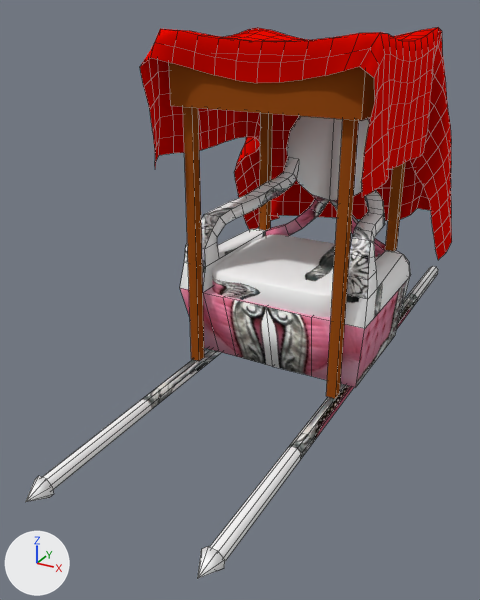
The Blender file Dateien/Asset_Package/Szene_3-Utopie/stoffding.blend, before and after one commit.
Rendered twice from a 50 mm camera at (1.4, -6.5, 3.74) aimed at (-0.94, -2.25, 1.61). Every picture has the same lights, and +X, +Y and +Z are marked at lower left. Mesh edges are drawn as thin lines on the coarser meshes.
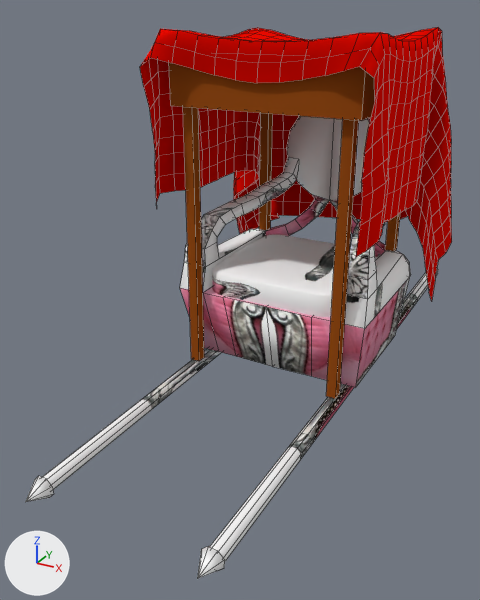
Where the change shows, as pixel boxes [x1, y1, x2, y2] in the pictures (480 x 600 px):
'Plane', reshaped (18% taller): before [140, 27, 452, 260]; after [140, 27, 452, 301]
part 1 of me_plane, added (red): after [155, 137, 260, 234]
part 2 of me_plane, added (red): after [356, 153, 438, 301]

The edits, one by one:
me_plane is used by ob_plane; location (-0.678, -1.017, 3.654); scale (2.38, 2.38, 2.38).
me_plane had 529 vertices, 484 faces and spanned x -0.429..0.428, y -0.688..0.217, z -0.84..-0.018.
me_plane now has 645 vertices, 594 faces and spans x -0.434..0.428, y -0.688..0.217, z -0.966..-0.018.
me_plane part 1: 69 vertices added at x -0.434..-0.281, y -0.652..0.116, z -0.966..-0.392.
me_plane part 2: 46 vertices added at x 0.223..0.403, y -0.67..0.039, z -0.964..-0.464.
